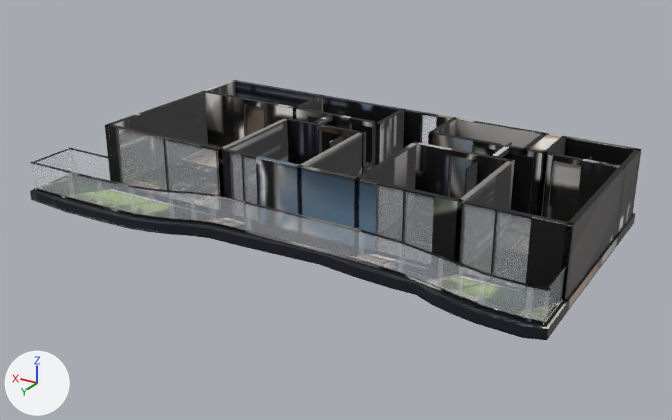
The glTF model _bake/glb/kent-67/model.glb: old version first, new version second.
Both versions are drawn from a 50 mm camera at (-15.54, 25.1, 12.34) aimed at (-0.62, 0.24, -0.1). Lighting does not change. The marker at lower left points along +X, +Y and +Z. The picture after the commit comes second. Where no turn or scale is listed for an object, it has been applied to the vertices. Vertices at exactly the same position are counted once.
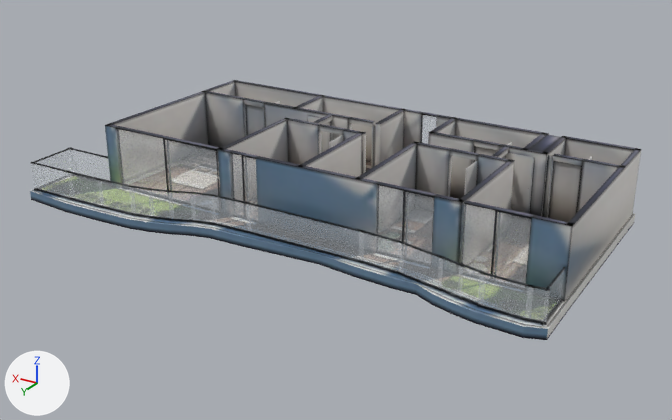
Location of each change, [x1, y1, x2, y2] in pixels of the pictures (672 x 420 px):
'Mesh_0', surface changed (lighter): [30, 80, 641, 340] in both
part 1 of me_mesh_0, reshaped (mostly hidden): before [297, 175, 301, 215]; after [214, 119, 641, 301]
part 2 of me_mesh_0, surface changed (black to grey): [30, 80, 634, 340] in both

Edits to the bpy script that builds the scene:
```text
Change mat_baked:
    where n3 = _N.new('ShaderNodeMapping'); n3.name = 'Mapping'
    n3.inputs[1].default_value: (0.00125, -14.96, 0.0) -> (0.000992, -14.97, 0.0)  # 'Location'
    n3.inputs[3].default_value: (15.84, 15.96, 1.0) -> (15.92, 15.97, 1.0)  # 'Scale'
Change me_mesh_0:
    used by ob_mesh_0; location = (-9.45, 4.65, -0.36)
    remove me_mesh_0.from_pydata(...)  # 2872 vertices, 5122 faces; spans x 0.0..18.9, y -9.1..0.0, z 0.0..2.6
    add me_mesh_0.from_pydata(...)  # 3327 vertices, 6108 faces; spans x 0.0..18.9, y -9.1..0.0, z 0.0..2.6
    me_mesh_0 part 1: 7 vertices moved within x 3.2..16.6, y -7.1..-2.0, z 0.3..0.4; 455 vertices added at x 0.1..16.8, y -9.1..-1.9, z 0.0..2.6
    me_mesh_0 part 2: 3684 kept faces spanning x 0.0..18.9, y -9.1..0.0, z 0.0..2.6 get new texture (UV) coordinates
```
